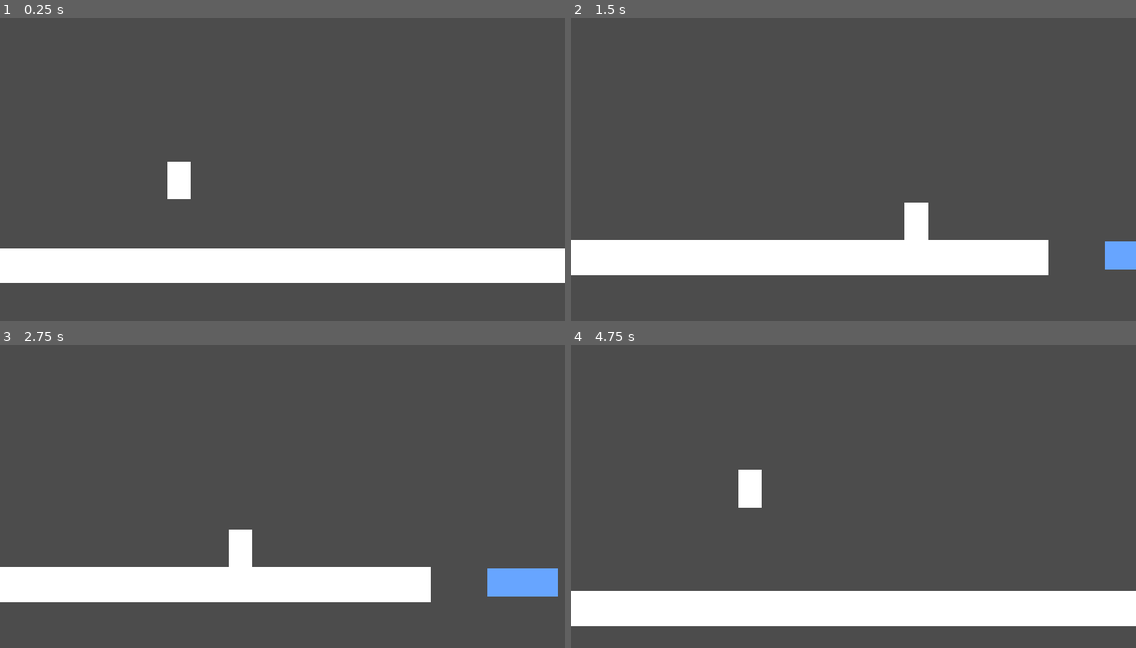
Above: before the commit, frames 1-4 (two rows, left to right).
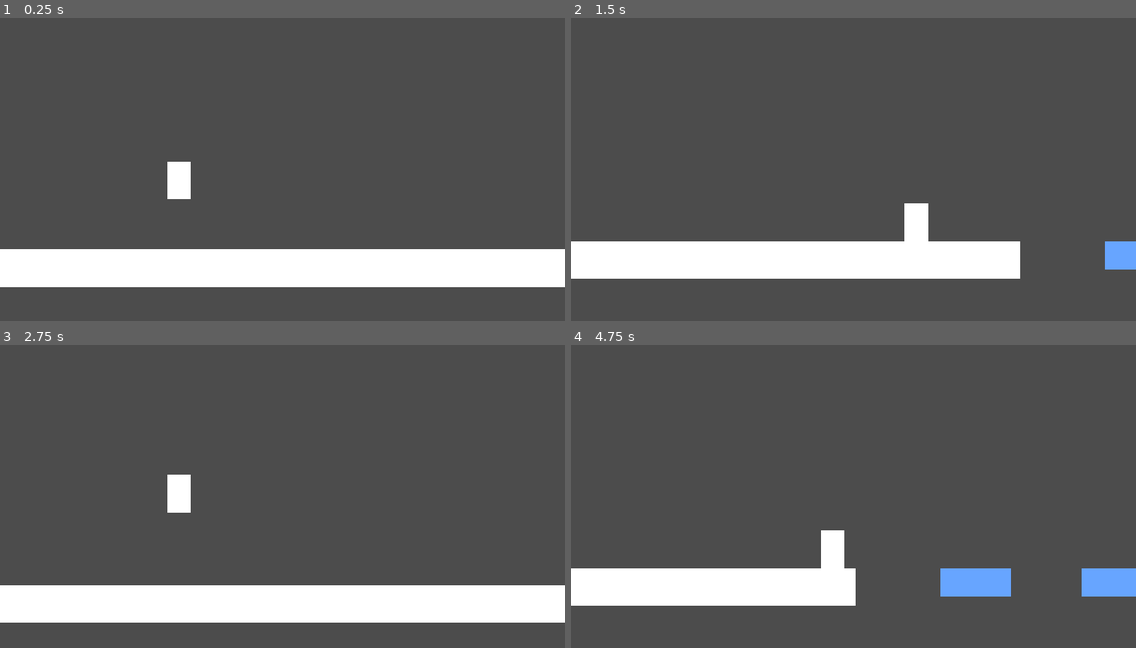
Above: after the commit, the same moments.

Repository: pigdevstudio/kitchen-tales
Game: Godot game, scene res://levels/Playground.tscn
The game is run twice, just before and just after one commit, with the same random seed, the same clock (stepped at 60 frames per second) and the same inputs.
Inputs:
- Up to frame 1 (0.25 s): no input
- Up to frame 2 (1.5 s): hold D (walk_right) from 0.53 s (still down); tap Shift (dash) at 0.6, 1.35 s; tap Space (jump) at 0.77 s
- Up to frame 3 (2.75 s): tap Space (jump) at 1.52 s; release D (walk_right) at 2.03 s; hold A (walk_left) from 2.03 s (still down); tap Shift (dash) at 2.1 s
- Up to frame 4 (4.75 s): release A (walk_left) at 2.78 s; hold D (walk_right) 2.78-4.28 s; tap Shift (dash) at 2.85, 3.6, 4.35 s; tap Space (jump) at 3.02, 3.77, 4.52 s; hold A (walk_left) from 4.28 s (still down)

The runs differ from the first frame. In frame 1, 1.6% of the frame differs, in the area x 0-100%, y 76-89%; in frame 2, 1.9%; in frame 3, 14%; in frame 4, 16%, in the area x 0-100%, y 41-93%.

Commit message:
Fix Ground Geometry2D shape to snap to the 8px grid

Diff:
--- a/source/levels/Playground.tscn
+++ b/source/levels/Playground.tscn
@@ -11,7 +11,7 @@
 "
 
 [sub_resource type="RectangleShape2D" id=2]
-extents = Vector2( 1040, 59.2 )
+extents = Vector2( 1040, 64 )
 
 [sub_resource type="RectangleShape2D" id=3]
 extents = Vector2( 608, 59.2 )
@@ -56,11 +56,9 @@
 }
 
 [node name="Ground" type="StaticBody2D" parent="."]
-editor/display_folded = true
-position = Vector2( 0, 963.2 )
+position = Vector2( 880, 1024 )
 
 [node name="Geometry2D" type="CollisionShape2D" parent="Ground"]
-position = Vector2( 976, 52.8 )
 shape = SubResource( 2 )
 script = ExtResource( 1 )
 
@@ -81,7 +79,6 @@
 script = ExtResource( 1 )
 
 [node name="Platform" type="StaticBody2D" parent="."]
-editor/display_folded = true
 position = Vector2( 2328, 1008 )
 
 [node name="Geometry2D" type="CollisionShape2D" parent="Platform"]
--- a/source/project.godot
+++ b/source/project.godot
@@ -73,4 +73,5 @@
 
 [rendering]
 
+quality/2d/use_pixel_snap=true
 environment/default_environment="res://default_env.tres"
